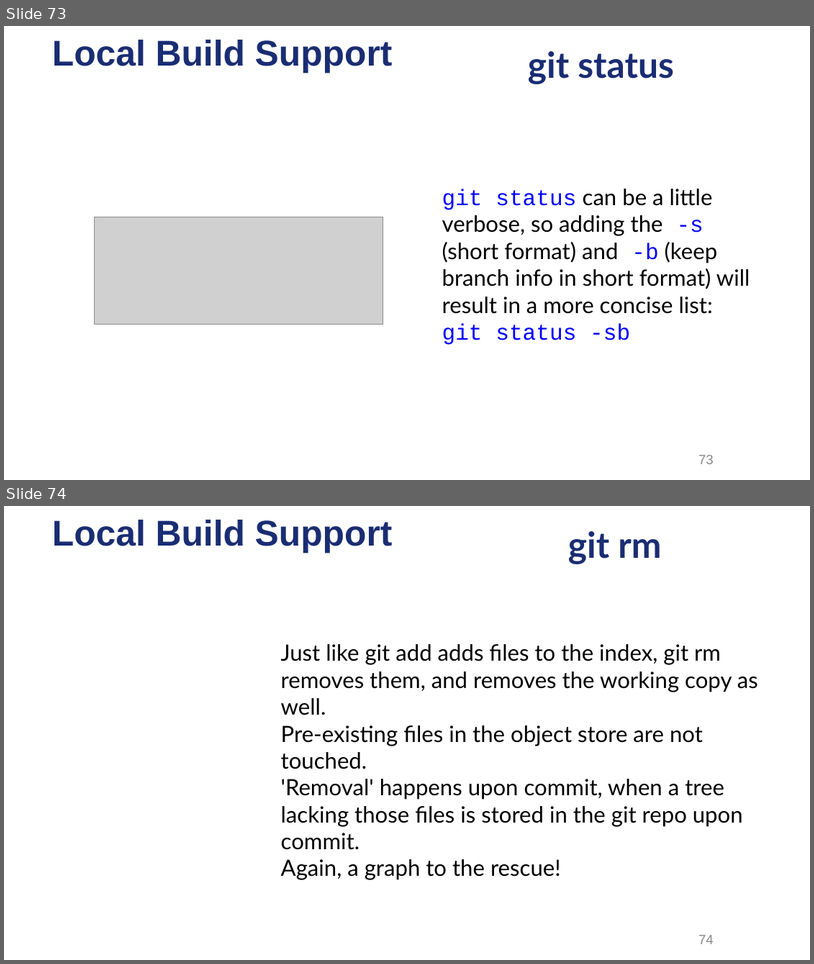
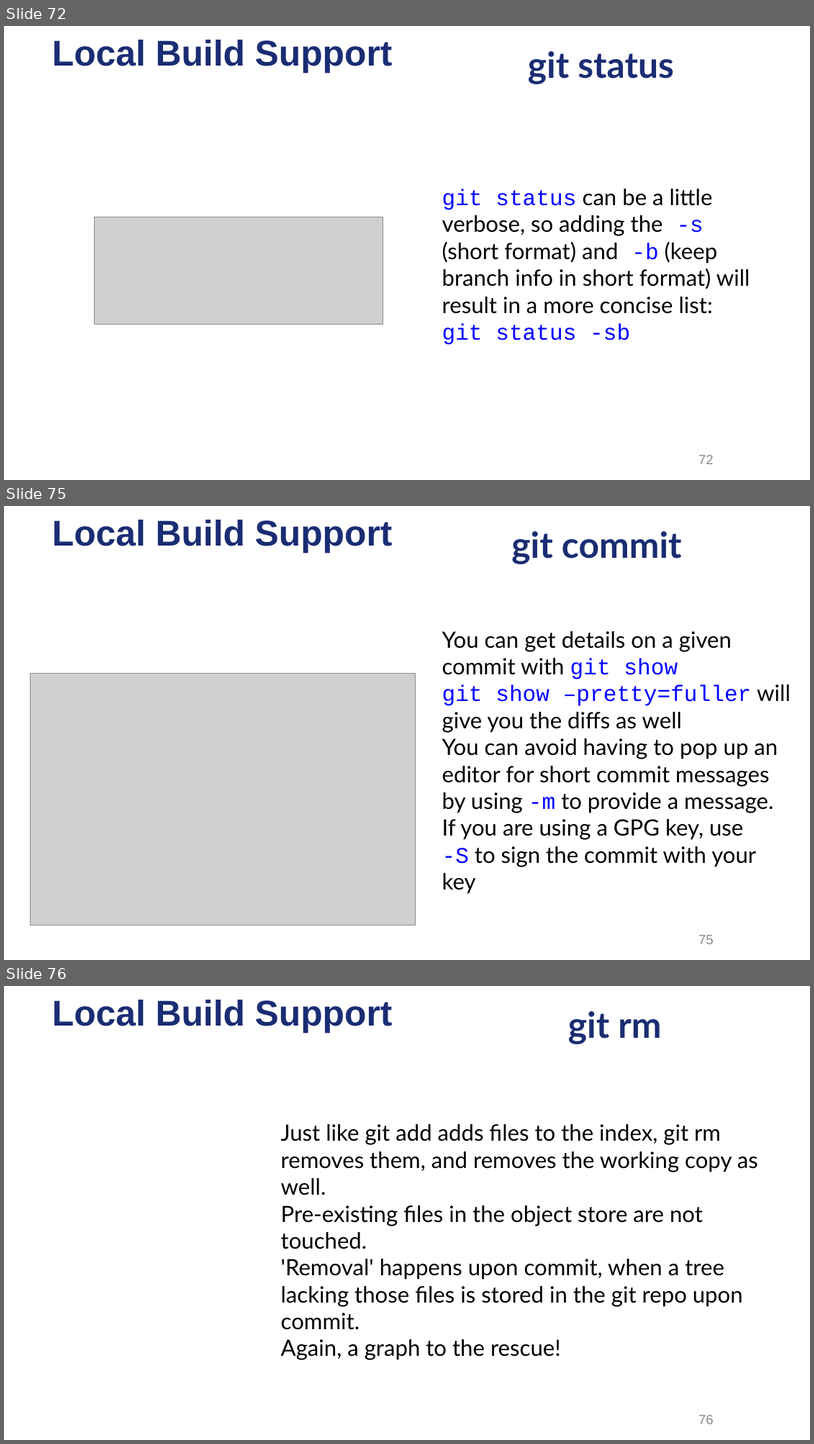
Before and after one commit to ysgard/git-presentation, a slide deck: Dive into Git.odp. Shown one above the other, each under a label of ours: slides 73 and 74 before the commit, slides 72, 75 and 76 after it; the slides between them are not shown. The pictures are 814x964 and 814x1444 pixels, drawn with LibreOffice and Linux fonts; fonts in the diff are those of the drawing; grey boxes stand for pictures; background and template pictures are left out. Boxes give left, top, right and bottom in pixels: in the first picture for what was removed or moved away, otherwise in the second. Text is boxed around its words. In the diff, an @@ line names an element or a change of style, - is before the commit and + after.

```diff
--- a/Dive into Git.odp
+++ b/Dive into Git.odp
@@ slide 75 added at <box>4,506,810,960</box>, background picture (left out); not listed: 1 template element that a slide beside it also shows @@
@@ title added at <box>512,531,682,564</box>, 32 pt, text #1A2D73, bold @@
+git commit
@@ text added at <box>442,631,791,894</box>, 20 pt, text #000000 @@
+● You can get details on a given commit with git show
+● git show –pretty=fuller will give you the diffs as well
+● You can avoid having to pop up an editor for short commit messages by using -m to provide a message.
+● If you are using a GPG key, use
+  -S to sign the commit with your key
@@ picture added at <box>30,674,415,925</box> @@
@@ page number added at <box>699,935,714,944</box>, 12 pt, text #898989 @@
+75
@@ what was slide 73 is now slide 72 @@
@@ page number at <box>699,455,714,464</box>: text changed @@
-73
+72
@@ what was slide 74 is now slide 76 @@
@@ page number at <box>699,1415,714,1424</box>: text changed @@
-74
+76
```
Also in this commit, not shown: 5 slides changed, 10 other slides added, 2 slides removed, 10 other files.
